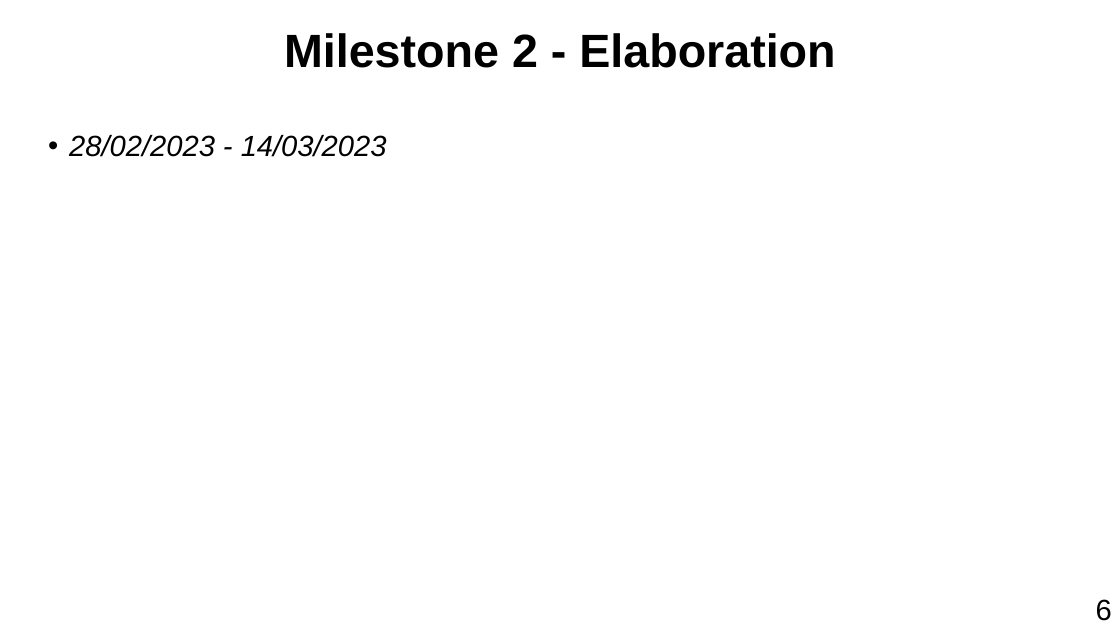
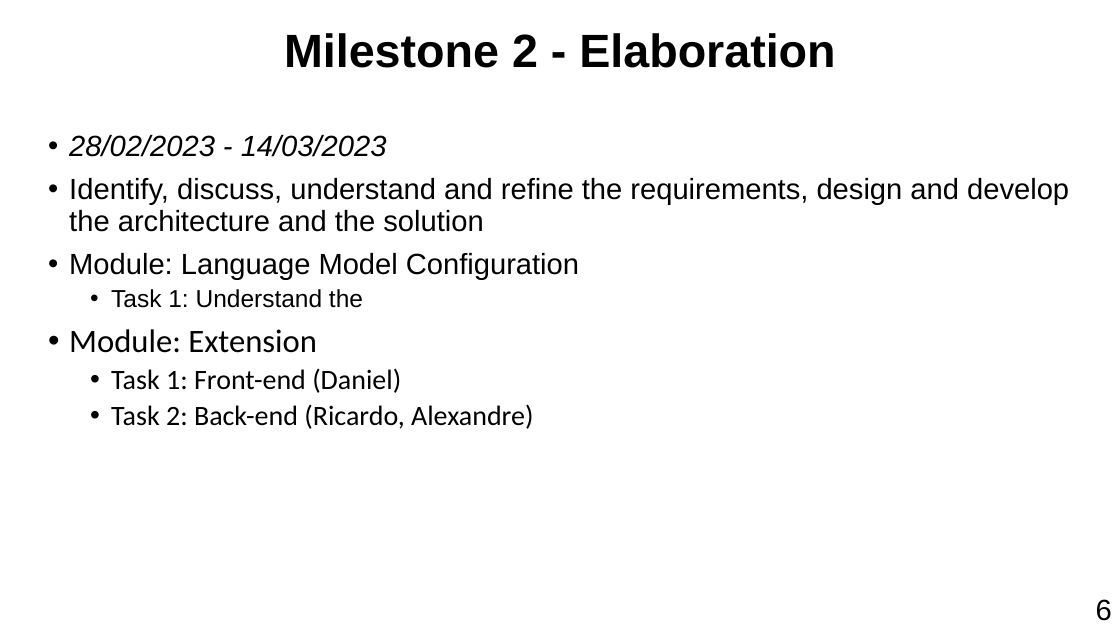
Before and after one commit to zzzzz151/AI-text-detector, a slide deck: slide 6 of PresentationInception.pptx. Drawn at 1120x630 pixels with LibreOffice and Linux fonts; fonts in the diff are those of the drawing. Boxes give left, top, right and bottom in pixels: in the first picture for what was removed or moved away, otherwise in the second. Text is boxed around its words. In the diff, an @@ line names an element or a change of style, - is before the commit and + after.

```diff
--- a/PresentationInception.pptx
+++ b/PresentationInception.pptx
@@ text at [69,178,1069,429]: paragraphs added @@
+• Identify, discuss, understand and refine the requirements, design and develop the architecture and the solution
+• Module: Language Model Configuration
+  • Task 1: Understand the
+• Module: Extension
+  • Task 1: Front-end (Daniel)
+  • Task 2: Back-end (Ricardo, Alexandre)
```
Also in this commit, not shown: 1 other slide changed.
